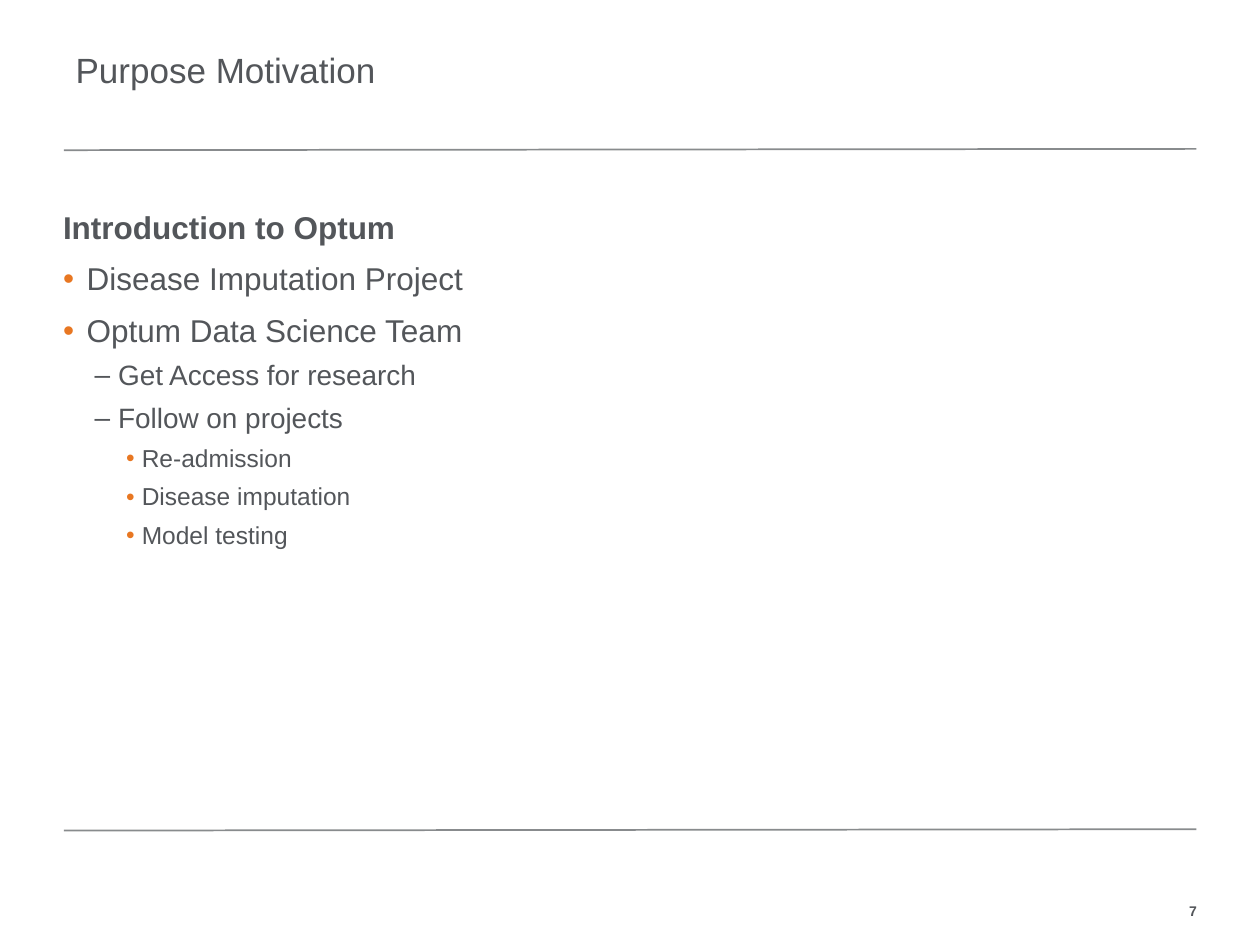
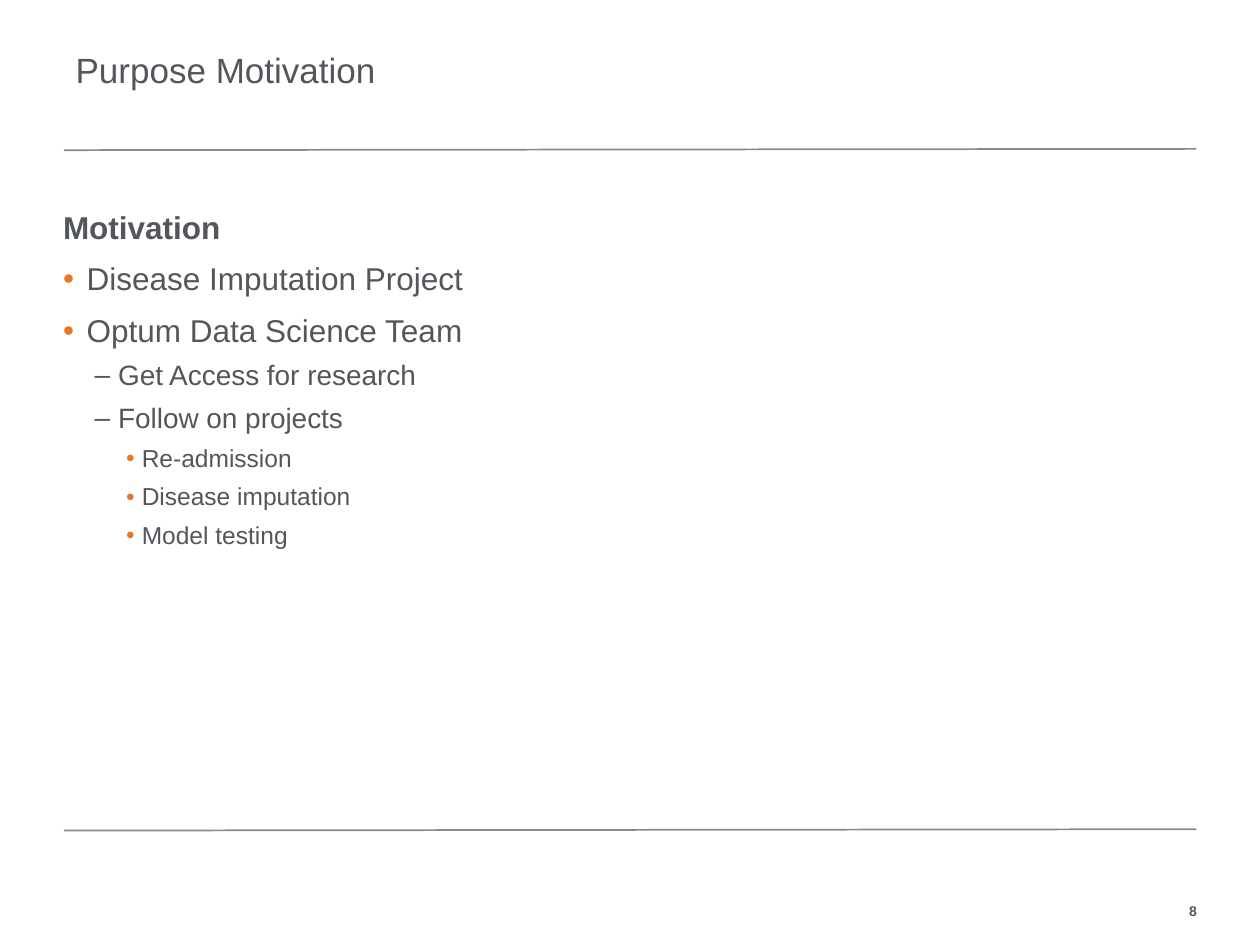
Before and after one commit to kcnsd24/springboardlib, a slide deck: slide 8 of Project Walk through.pptx (slide 7 before the commit). Drawn at 1260x945 pixels with LibreOffice and Linux fonts; fonts in the diff are those of the drawing; background and template pictures are left out. Boxes give left, top, right and bottom in pixels: in the first picture for what was removed or moved away, otherwise in the second. Text is boxed around its words. In the diff, an @@ line names an element or a change of style, - is before the commit and + after.

```diff
--- a/Project Walk through.pptx
+++ b/Project Walk through.pptx
@@ text at [63, 216, 220, 240]: text changed @@
-Introduction to Optum
+Motivation
@@ page number at [1189, 906, 1197, 916]: text changed @@
-7
+8
```
Also in this commit, not shown: 2 other slides changed, 3 slides added.
